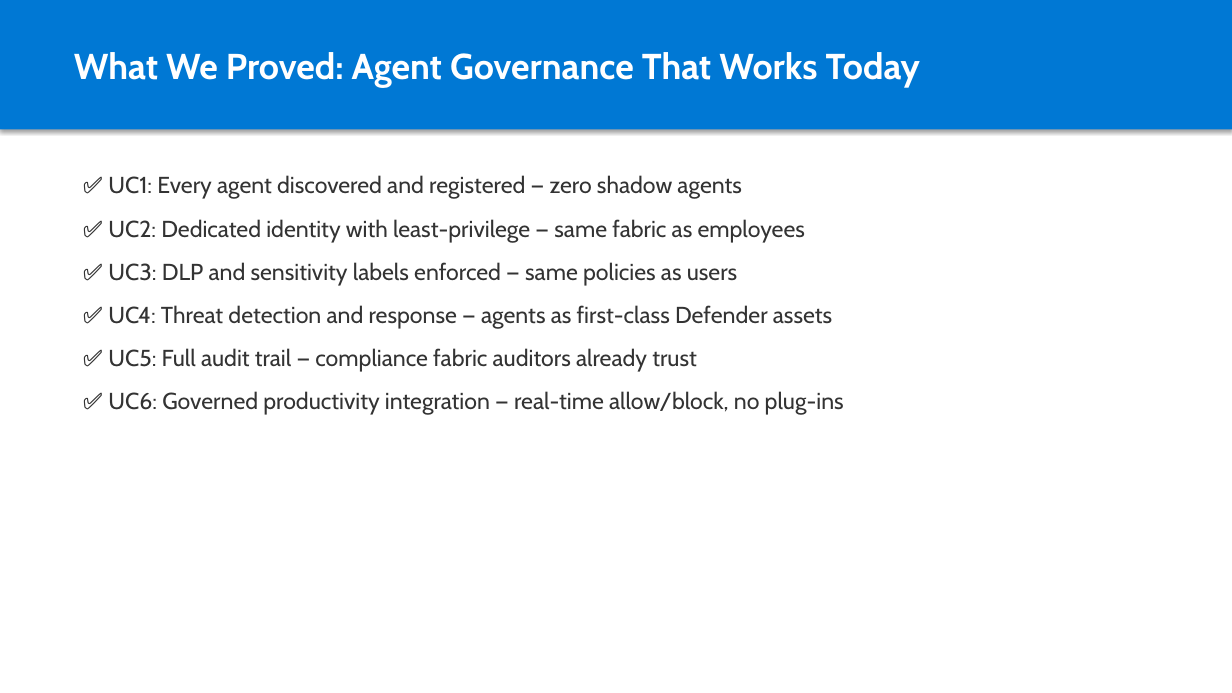
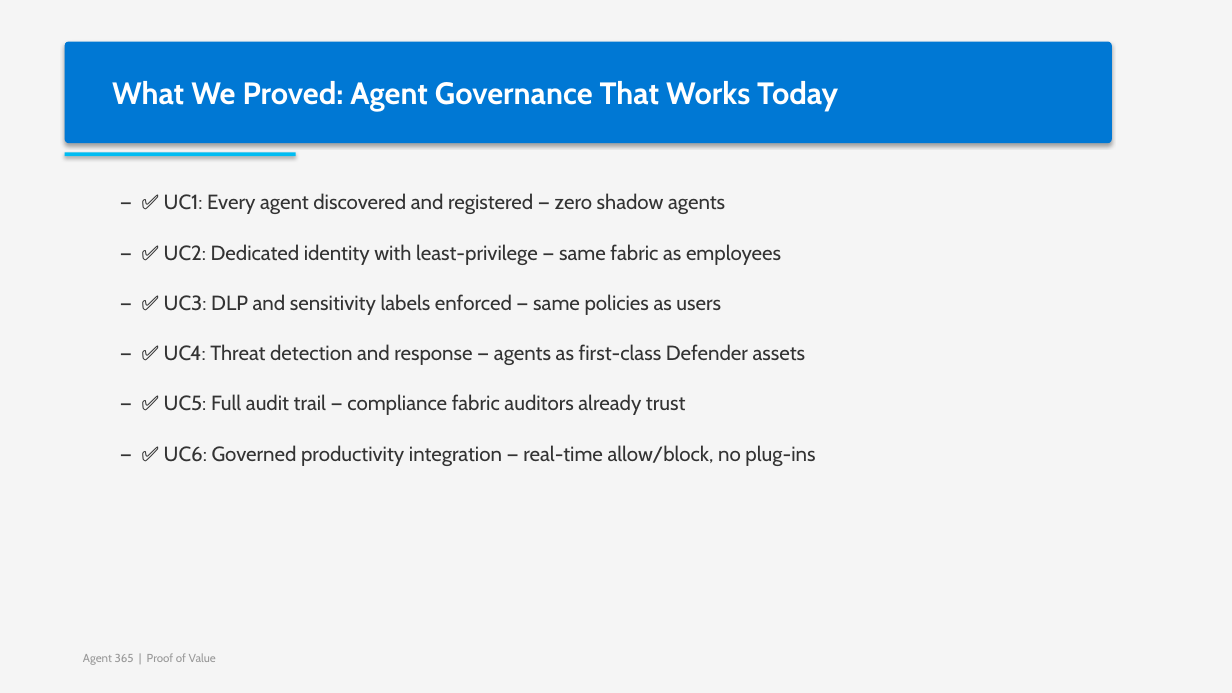
Before and after one commit to cloudtoso/Agent-365-POC, a slide deck: slide 38 of Agent365-PoV-Deck.pptx. Drawn at 1232x693 pixels with LibreOffice and Linux fonts; fonts in the diff are those of the drawing. Boxes give left, top, right and bottom in pixels: in the first picture for what was removed or moved away, otherwise in the second. Text is boxed around its words. In the diff, an @@ line names an element or a change of style, - is before the commit and + after.

```diff
--- a/Agent365-PoV-Deck.pptx
+++ b/Agent365-PoV-Deck.pptx
@@ rectangle added at [0,0,1232,693], fill #F5F5F5 @@
@@ rounded rectangle "What We Proved: Agent Governance ...": place and size @@
-rounded rectangle "What We Proved: Agent Governance ..." at [0,0,1232,129]
+rounded rectangle "What We Proved: Agent Governance ..." at [65,42,1112,143]
@@ rounded rectangle "What We Proved: Agent Governance ..." at [65,42,1112,143]: size 28 to 24 pt; rectangle to rounded rectangle @@
@@ rectangle added at [65,152,296,156], fill #00BCF2 @@
@@ text at [164,193,815,466]: text changed; size 18 to 16 pt @@
-✅ UC1: Every agent discovered and registered — zero shadow agents
-✅ UC2: Dedicated identity with least-privilege — same fabric as employees
-✅ UC3: DLP and sensitivity labels enforced — same policies as users
-✅ UC4: Threat detection and response — agents as first-class Defender assets
-✅ UC5: Full audit trail — compliance fabric auditors already trust
-✅ UC6: Governed productivity integration — real-time allow/block, no plug-ins
+— ✅ UC1: Every agent discovered and registered — zero shadow agents
+— ✅ UC2: Dedicated identity with least-privilege — same fabric as employees
+— ✅ UC3: DLP and sensitivity labels enforced — same policies as users
+— ✅ UC4: Threat detection and response — agents as first-class Defender assets
+— ✅ UC5: Full audit trail — compliance fabric auditors already trust
+— ✅ UC6: Governed productivity integration — real-time allow/block, no plug-ins
@@ text added at [83,653,216,665], 9 pt, text #999999 @@
+Agent 365 | Proof of Value
```
Also in this commit, not shown: 43 other slides changed, 1 other file.
